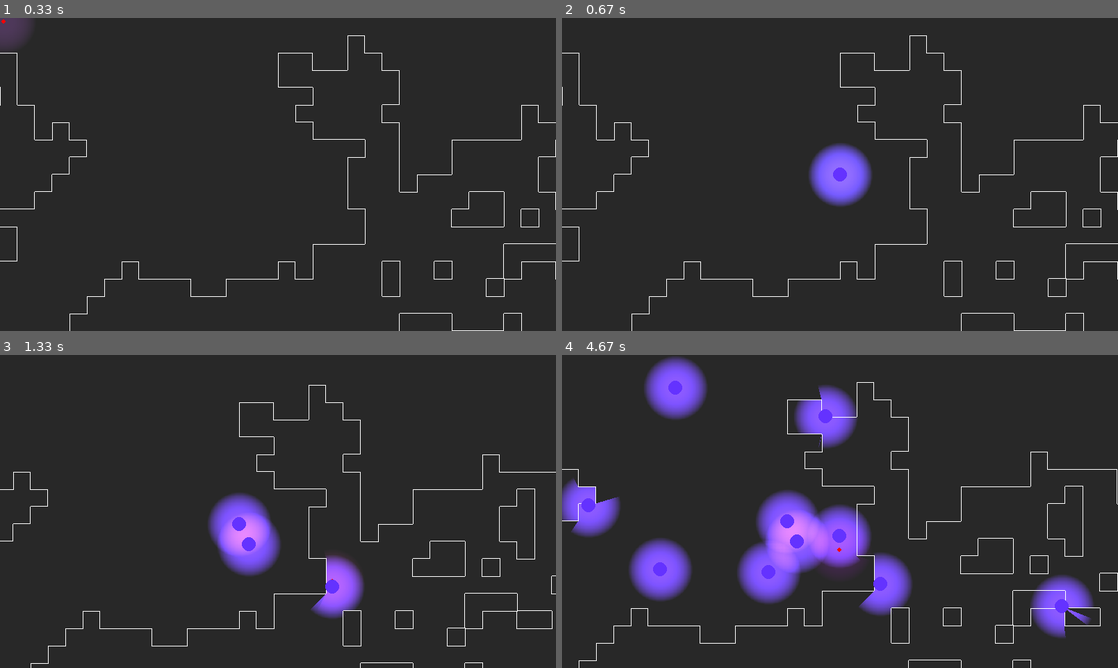
Above: before the commit, frames 1-4 (two rows, left to right).
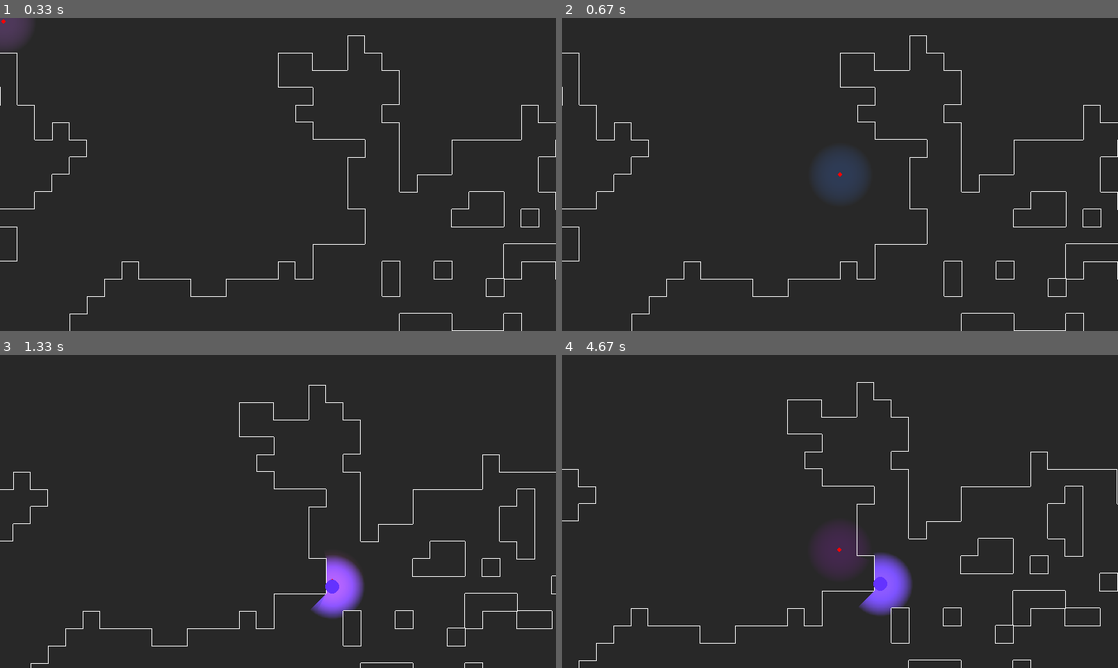
Above: after the commit, the same moments.

Repository: Sarvesh-Mk/pyweek_35
Game: pygame game, started from main.py
Two runs of this game, one before a commit and one after it. Both use one fixed random seed, a clock stepped at 60 frames per second and the inputs below.
Inputs (mouse positions are in pixels of both pictures, inside the frame that each line leads up to):
- Up to frame 1 (0.33 s): no input
- Up to frame 2 (0.67 s): click (840, 174) at 0.38 s
- Up to frame 3 (1.33 s): hold D 0.67-1.13 s; click (278, 530) at 0.75 s; hold W from 1.17 s (still down); click (333, 580) at 1.25 s
- Up to frame 4 (4.67 s): release W at 1.47 s; hold D 1.5-1.97 s; click (667, 583) at 1.58 s; hold A 2-2.53 s; click (1045, 621) at 2.08 s; hold S 2.57-2.87 s; click (695, 395) at 2.65 s; hold A 2.9-3.3 s; click (851, 405) at 2.98 s; hold W 3.33-3.7 s; click (639, 502) at 3.42 s; hold D 3.73-4.37 s; click (812, 592) at 3.82 s; hold S from 4.4 s (still down); click (840, 549) at 4.48 s

Frame 1 is identical in both runs. In frame 2, 1.8% of the frame differs, in the area x 44-56%, y 40-60%; in frame 3, 2.6%; in frame 4, 13%, in the area x 0-96%, y 0-91%.

Commit message:
can only place tower on floor

Diff:
--- a/generated_map_1.txt
+++ b/generated_map_1.txt
@@ -1,50 +1,50 @@
-0000000000000000000000000000000000000000000000000000000111110110011111000000000000000000000011011111
-0000000000000000000000000000000000000000000000000000000110011111111111100000000000000000000001111111
-0000000000000000000000000000000000000000000000000000101110111111111111110000000000010000000111111111
-0000000000000000000000000000000000000000000000000001111111111111111111111000000000111000000111111111
-0000000000000000000000000000000000000000000000000000111111111111111111111000000000111000000111111111
-0000000000000000000000000000000000000000000000000000111111111111111111111000000000101000000111111111
-0000000000000000000000000000000000000000000000000000011111110001111100011100000001111111111111111111
-0000000000000000000000000000000000000000000000000000011111110011111111101100000001111111111111111111
-0000000000000000000000000000000000000000000000000000011111111001111111111100000000111111111111111110
-0000000000000000000000000000000000000000000000000000010011111000111111111000000101111111101111111000
-0000000000000000000000000000000000000000000000000000011010001000111111111000000101111111111111000000
-0000000000000000000000000000000000000000000000000000001011000001111111111000111111111110011100000000
-0000000000000000000000000000000000000000000000000001101011100001111111111010111000000011000000000000
-0000000000000000000000000000000000000000000000000011111000110111111111111111111000000001011100000000
-0000000000000000000000000000000000000000000000000011100000011111111111111111111000000001011100000000
-0000000000000000000000000000000000000000000000000010000000000111111111111111100000000001011100000000
-0000000000000000000000000000000000000000000000000011000000000111111111111111100000000011111000000000
-0000000000000000000000000000000000000000000000000011000000000001111111111111000000000011111000000000
-0000000000000000000000000000000000000000000000000011000000000001111111111110000000000111111110000000
-0000000000000000000000000000000000000000000000000111000000000001110011111110000000000111111111000000
-0000000000000000000000000000000000000000000111111111000000000000000001111000000000001111111101000000
-0000000000000000000000000000000000000000001111111110000000000000000000001000000000001111111101000000
-0000000000000000000000000000000000000000001111111100000000000000000000000000000000011011111111000000
-0000000000000000000000000000000000000000001111111100000000000000000000000000000000010001111111100000
-0000000000000000000000000000000000000000011111111100000000000000000000000000000000010001111111100000
-0000000000000000000000000000000000000000011111111110000000000000001110100000000000111000111110000000
-0000000000000000000000000000000000000000011111111000000000000000011111101111111101111000111110000000
-0000000000000000000000000000000000000000011111111000000000000000011111111100000111110001110110000000
-0000000000000000000000000000000000000000000011110000000000000000011111110110001111110000110000000000
-0000000000000000000000000000000000000000000000110000000000000000010111011110000000000000000000000000
-0000000000000000000000000010000110000000000000000000000000000000011111111111100000000000000000000000
-0000000000000110000000001111000011110000000000000000000111111111101111111111100000000000000000000000
-0000000111001110111000000101110111110000000000000000000111111111111111111110000000000000000000000000
-0000000011101111110000001111110111110000000000000000001110111111111111001100000000000000000000000000
-0000000011111111111111011111111111100000000000000000000110000111111110000000000000000000000000000000
-0000000000111111111111111111111111111111000000000000001100000000111000000000000000000000000000000000
-0000001111111111111111111111001000001111000000001100001100000001111100000000000000000000000000000000
-0000111111111111110111111111000000000101000000001111101000001111111100000000000000000000000000000000
-0001111111111111111111111111100000111011000000011111111000001110111100000000000000000000000000000000
-0001111111111101111110001111110000011110000111011111111111101111111101111000000000000000000000000000
-0111110111111111001101001111100000000111001111111111111111111111111111010000000000000000000000000000
-0011100111111111100001111010000000000001011111111111110001011011111111111100000000000000000000000000
-0000000111111111111101111011000000000001111111111111110001011100011111111000000000000000000000000000
-0000000111111111111110101111000000000001111111111111110111001110001111111000000000000000000000000000
-0000000001111111111110111011000000000111111111111111110000001110001111111000000000000000000000000000
-0000000000001111111110111111100000000111111111111110000000000100001111110000000000000000000000000000
-0000000000000001001110111111000000000011111111111111000000000111111111110000000000000000000000000000
-0000000000000000000111111111000000000000111111110010000000000001010111111000000000000000000000000000
-0000000000000000000111111111100000000000011111111110000000000000011111111000000000000000000000000000
-0000000000000000000011011110000000000000011111111110000000000000001111000000000000000000000000000000
+0000000000000000000000000000000000000000000000000000000000000000000011111111100110000000000000000000
+0000000000000000000000000000000000000000000000000000000000000000000111111111111111000000000000000000
+0000000000000000000000000000000000000000000000000000000000000000011111111111011111000000000000000000
+0000000000000000000000000000000000000000000000000000000000000000111111111111110011000000000000000000
+0000000000000000000000000000000000000000000000000000000000000000011111111111110111000000000000000000
+0000000000000000000000000000000000000000000000000000000000000111111111111101111111000000000000000000
+0000000000000000000000000000000000000000000000000000000000000111111111111111111111110000000000000000
+0000000000000000000000000000000000000000000000000000000000000011101111111111111111110000000000000000
+0000000000000000000000000000000000000000000000000000000000011111111111111111111111100000000000000000
+0000000000000000000000000000000000000000000000000000000000010111111111111111111111111000000000000000
+0000000000000000000000000000000000000000000000000000000000111110011111111111111111111000000000000000
+0000000000000000000000000000000000000000000000000000000000111100101111111111011110100000000000000000
+0000000000000000000000000000000000000000000010000000000000111100111111111101110100111000000000000000
+0000000000000000000000000000000000000000000110000000000000001111110111111111010000001100000000000000
+0000000000000000000000000000000000000000000110000000000111111111111111111110000000001100000000000000
+0000000000000000000000000000000000000000000111000000001111111111111111111110011000101100000000000000
+0000000000000000000000000000000000000000001111100000001111111111111111111110011000111100000000000000
+0000000000000000000000000000000000000000001011100000111111111111111111111110011111111110000000000000
+0000000000000000000000000000000000000000001111111000111101111111111101111111111111111111000000000000
+0000000000000000000000000000000000000000000111110000111101111111111111101111111111111111100000000000
+0000000000000000000000000000000000000000001101111010011111111111111111001111011011111111000000000000
+0000000000000000000000000000000000000000001111011110011111111111111111000000011111111111000000000000
+0000000000000000000000000000000000000000000011011011111111111111111111110000011101111111000000000000
+0000000000000000000000000000000000000000000001001000001111111111111111111000011111111110000000000000
+0000000000000000000000000000000000000000000000000000001111111111111111111000111111111111100000000000
+0000000000000000000000000000000000000000000000000011101111110101111111111100111111011111110000000000
+0000000000000000000000000000000000000000000000000001111111111111111111111111111111111111100000000000
+0000000000000000000000000000000000000000000000000001111111111111111110111111111111111111100000000000
+0000000000000000000000000000000000000000000000000000111111111111111110111111111111010000000000000000
+0000000000000000000000000000000000000000000000000000101111111111111111111111111111000000000000000000
+0000000000000000000000000000000000000000000000000001111111111111111111111111111111000000000000000000
+0000000000000000000000000000000000000000000000000000001111111111111111111111111110000000000000000000
+0000000000000000000000000000000000000000000000000000001111111111111111111111111111100000000000000000
+0000000000000000000000000000000000000000000000000000011111111111111111111111111111100000000000000000
+0000000000000000000000000000000000000000000000000000000010111111111111111111111111100000000000000000
+0000000000000000000000000000000000000000000000000000000111111100111111111111111111100000000000000000
+0000000000000000000000000000000000000000000000000000001111111111111111111111111111100000000000000000
+0000000000000000000000000000000000000000000000000000001111111111111111111111111111110000000000000000
+0000000000000000000000000000000000000000000011110000001111111110111111111111111111110000000000000000
+0000000000000000000000000000000000000000000111100001111111111110111111111111111111110000000000000000
+0000000000000000000000000000000000000000000111101000111111111111111110111111111111110000000000000000
+0000000000000000000000000000000000000000011111111100111111111111011110111111111111110000000000000000
+0000000000000000000000000000000000000000111111111001111111111111011111100111111111111100000000000000
+0000000000000000000000000000000000000000111111111111111111111111111110001111111111111100000000000000
+0000000000000000000000000000000000000001111100111111111111111111111110011111111111110000000000000000
+0000000000000000000000000000000000000000111001111011111111111111111111011111111111111000000000000000
+0000000000000000000000000000000000000000111111111111111111111111111111111111101111111000000000000000
+0000000000000000000000000000000000000000111111111111111111111011111111111111111111110000000000000000
+0000000000000000000000000000000000000000011110001001111111111011111111001011111001110000000000000000
+0000000000000000000000000000000000000000000110001000011111100011111111111001111001100000000000000000
--- a/lights/lights.py
+++ b/lights/lights.py
@@ -21,7 +21,7 @@
         self.mouse_light_offsets = [[0,0]]
         self.visible_walls = self.light_box.render(screen, offset)
         self.light_color = [100, 50, 255]
-        lighting.generate_walls(self.light_box, map.data, 25)
+        lighting.generate_walls(self.light_box, map.light_data, 25)
 
         # A list of lights that will be used to light up entities
         self.entity_lights = []
--- a/main.py
+++ b/main.py
@@ -35,7 +35,7 @@
 
     def new(self):
         self.all_sprites = pygame.sprite.Group()
-        self.camera = Camera(self.map.width, self.map.height)
+        # self.camera = Camera(self.map.width, self.map.height)
 
     def run(self):
         self.playing = True
@@ -85,7 +85,10 @@
             self.controls.keyboard_input(event)
             mouse_event = self.controls.mouse_input(event)
             if mouse_event == 1:
-                self.tower_manager.add_tower(self.offset, self.lights)
+                x, y = pygame.mouse.get_pos()
+                print(self.map.get_tile(x, y, self.offset))
+                if self.map.get_tile(x, y, self.offset) == '1':
+                    self.tower_manager.add_tower(self.offset, self.lights)
 
 
 if __name__ == "__main__":
--- a/state.py
+++ b/state.py
@@ -6,15 +6,27 @@
     def __init__(self, width, height):
         # with open(filename, 'rt') as f:
         #     for line in f:
-        #         self.data.append(line.strip())
+        #         self.light_data.append(line.strip())
         map_name = 'generated_map_1.txt'
+        self.map_array = []
+
         self.save_map(map_name, GenerateMap(width, height))
-        self.data = self.load_map_from_file(map_name)
+        self.light_data = self.load_map_from_file(map_name)
 
-        self.tilewidth = len(self.data[0])
-        self.tileheight = len(self.data)
-        self.width = self.tilewidth * TILESIZE
-        self.height = self.tileheight * TILESIZE
+        self.width = height
+        self.height = width
+
+    def get_tile(self, x, y, offset):
+        """return the ascii character at the given x, y position. 0 for wall, 1 for floor.
+
+        x: mouse x position pluse offset[0]
+        y: mouse y position pluse offset[1]
+
+        Returns: ascii character at the given x, y position
+        """
+        x, y = (x + offset[0]) // 25, (y + offset[1]) // 25
+        print(x,y)
+        return self.map_array[y][x]
 
     def save_map(self, filename, map):
         str_map = ''
@@ -30,14 +42,19 @@
             data = f.read()
         tile_list = []
         y = 0
+
         for row in data.split('\n'):
             x = 0
+            map_row = []
             for col in row:
+                map_row.append(col)
                 if col == '0':
                     tile_list.append([x, y])
                 x += 1
             y += 1
-        self.data = tile_list
+            self.map_array.append(map_row)
+
+        self.light_data = tile_list
         return tile_list
 
 class Camera:
